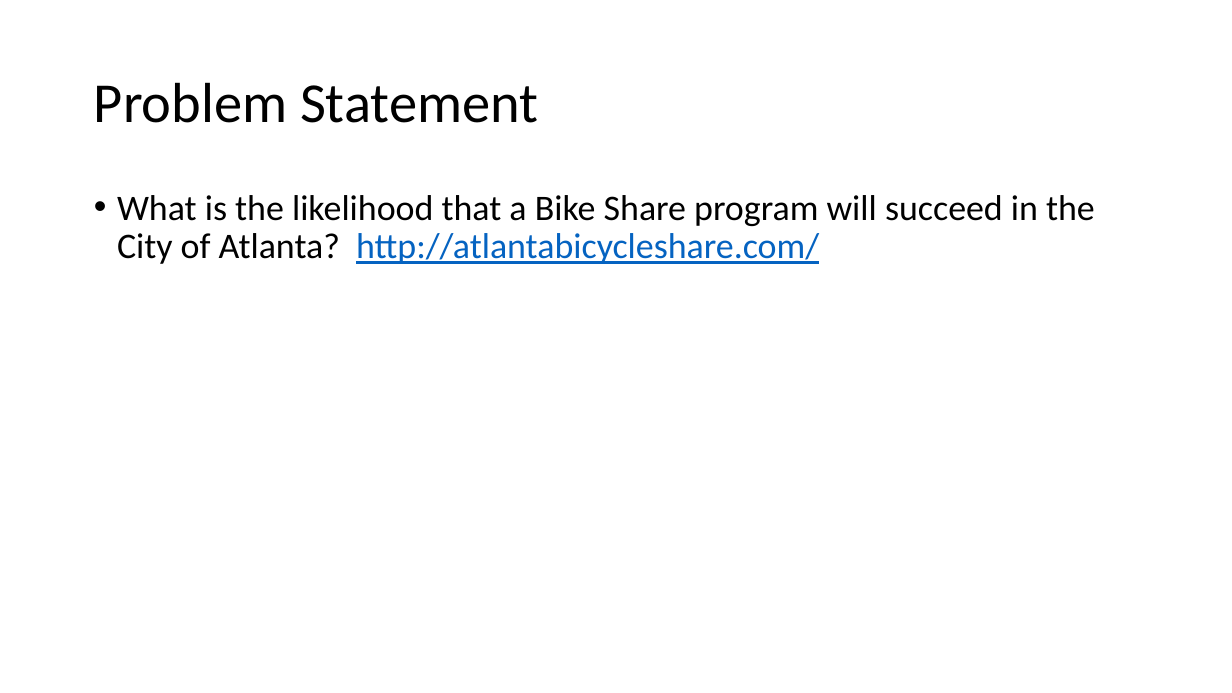
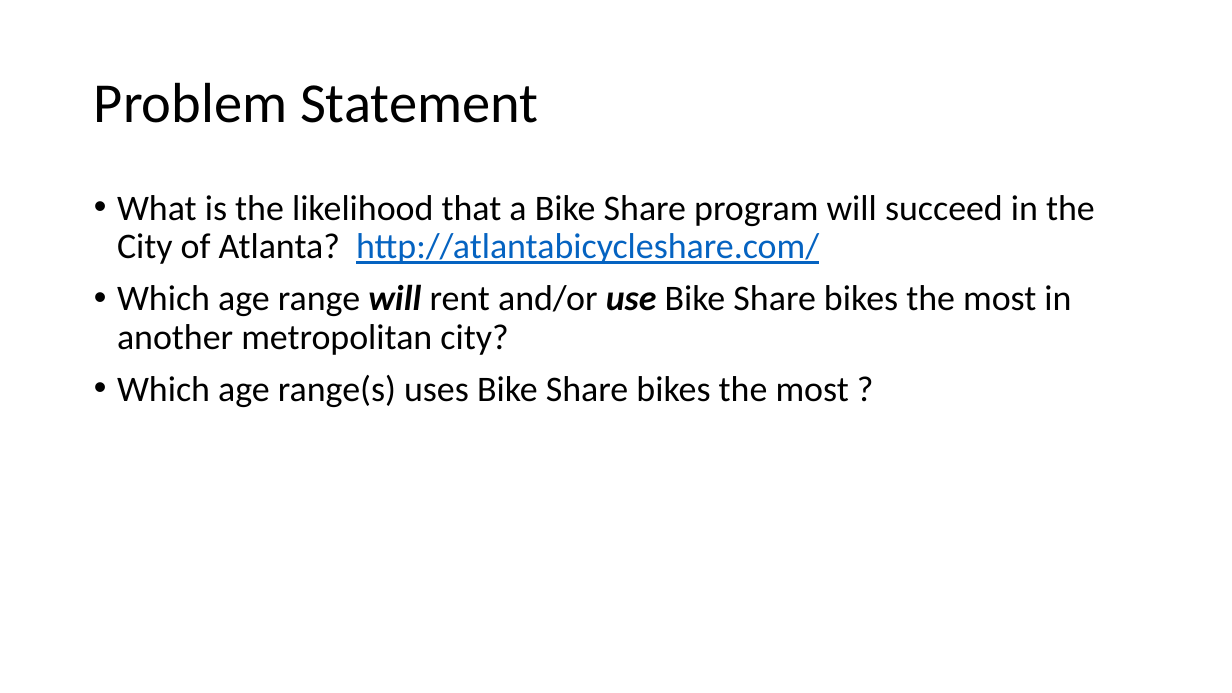
Before and after one commit to Sw3m/Data_Science_GA_Project_15, a slide deck: slide 2 of GA-DataScience Bike Share Project Final.pptx (slide 3 before the commit). Drawn at 1232x693 pixels with LibreOffice and Linux fonts; fonts in the diff are those of the drawing. Boxes give left, top, right and bottom in pixels: in the first picture for what was removed or moved away, otherwise in the second. Text is boxed around its words. In the diff, an @@ line names an element or a change of style, - is before the commit and + after.

```diff
--- a/GA-DataScience Bike Share Project Final.pptx
+++ b/GA-DataScience Bike Share Project Final.pptx
@@ text at (x1=117, y1=284, x2=1071, y2=407): paragraphs added @@
+• Which age range will rent and/or use Bike Share bikes the most in another metropolitan city?
+• Which age range(s) uses Bike Share bikes the most ?
```
Also in this commit, not shown: 5 slides added, 3 slides removed, 3 other files.
